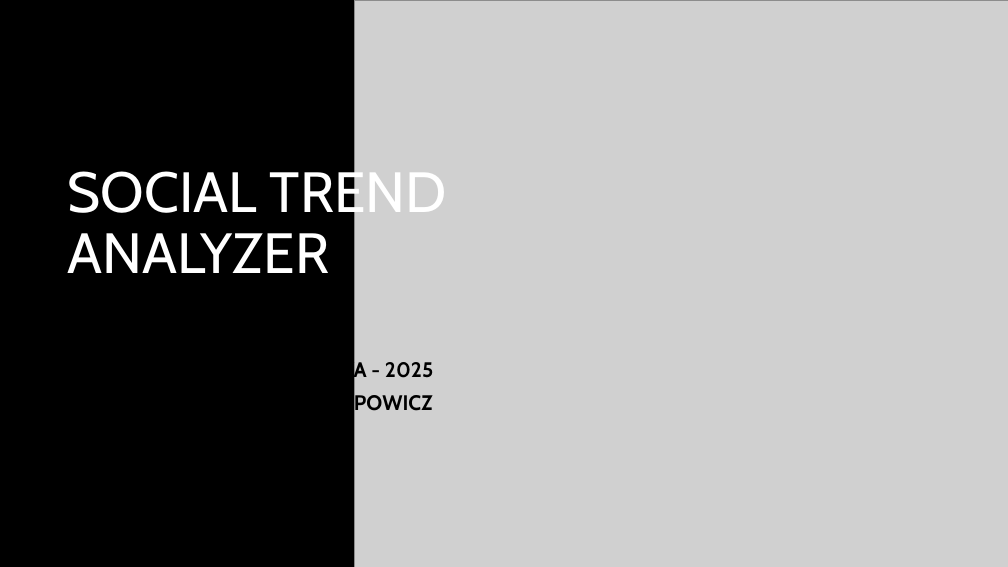
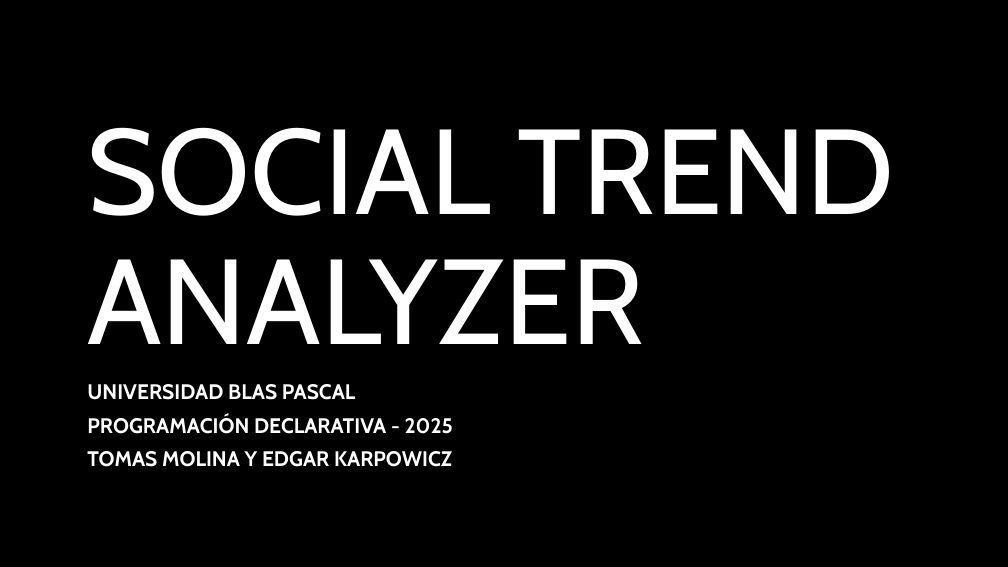
Before and after one commit to edgarkarpowicz/Social-Trend-Analyzer, a slide deck: slide 1 of Docs/PD - Final - PPT.pptx. Drawn at 1008x567 pixels with LibreOffice and Linux fonts; fonts in the diff are those of the drawing; grey boxes stand for pictures; background and template pictures are left out. Boxes give left, top, right and bottom in pixels: in the first picture for what was removed or moved away, otherwise in the second. Text is boxed around its words. In the diff, an @@ line names an element or a change of style, - is before the commit and + after.

```diff
--- a/Docs/PD - Final - PPT.pptx
+++ b/Docs/PD - Final - PPT.pptx
@@ picture removed at [354,0,1008,567] @@
@@ title "SOCIAL TREND ANALYZER": place and size @@
-title "SOCIAL TREND ANALYZER" at [68,164,447,273]
+title "SOCIAL TREND ANALYZER" at [87,127,895,344]
@@ title "SOCIAL TREND ANALYZER" at [87,127,895,344]: size 54 to 115 pt @@
@@ subtitle "UNIVERSIDAD BLAS PASCAL": place and size @@
-subtitle "UNIVERSIDAD BLAS PASCAL" at [235,359,433,417]
+subtitle "UNIVERSIDAD BLAS PASCAL" at [87,384,453,467]
@@ subtitle "UNIVERSIDAD BLAS PASCAL" at [87,384,453,467]: text colour #000000 to #FFFFFF @@
```
Also in this commit, not shown: 5 other files.
